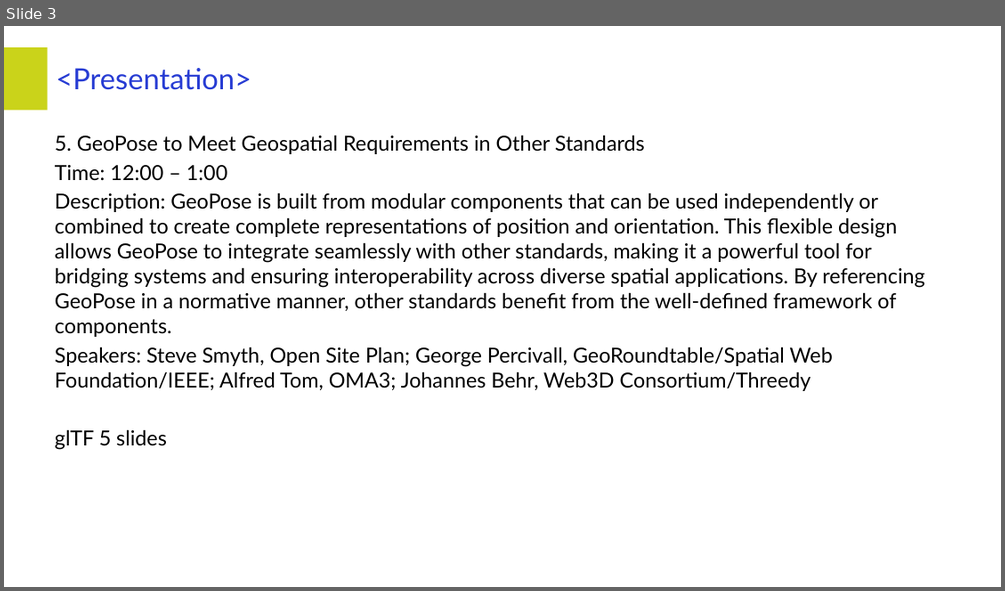
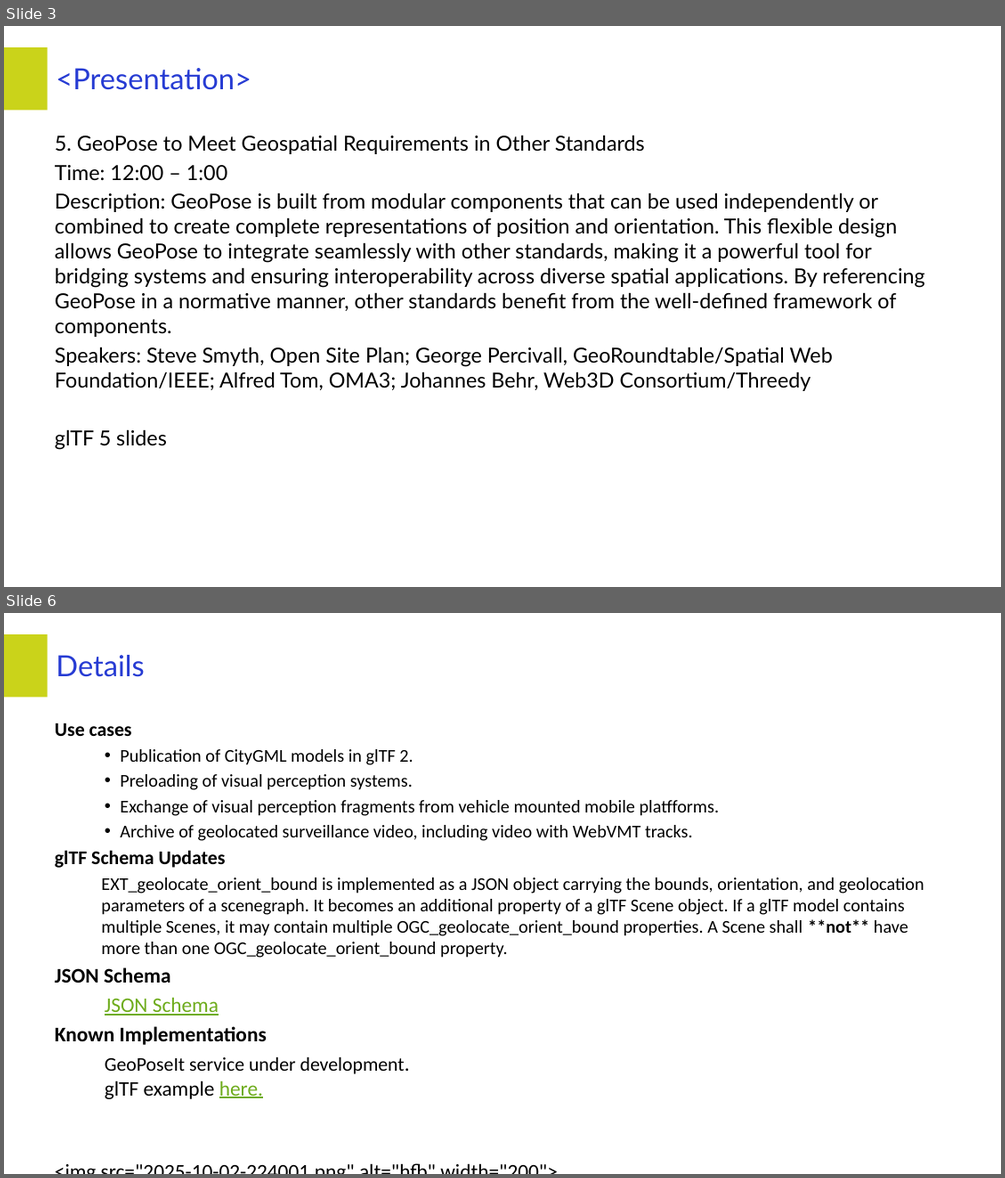
Before and after one commit to opengeospatial/GeoPose, a slide deck: Presentations/2025_Summit/2025_Oct_27_Summit_Standards_glTF.pptx. Shown one above the other, each under a label of ours: slide 3 before the commit, slides 3 and 6 after it; the slides between them are not shown. The pictures are 1005x591 and 1005x1178 pixels, drawn with LibreOffice and Linux fonts; fonts in the diff are those of the drawing; background and template pictures are left out. Boxes give left, top, right and bottom in pixels: in the first picture for what was removed or moved away, otherwise in the second. Text is boxed around its words. In the diff, an @@ line names an element or a change of style, - is before the commit and + after.

```diff
--- a/Presentations/2025_Summit/2025_Oct_27_Summit_Standards_glTF.pptx
+++ b/Presentations/2025_Summit/2025_Oct_27_Summit_Standards_glTF.pptx
@@ slide 6 added at box(4, 613, 1001, 1174), background #FFFFFF; not listed: 1 template element that a slide beside it also shows @@
@@ title added at box(56, 655, 144, 677), 42 pt, text #263BD3 @@
+Details
@@ text added at box(55, 723, 924, 1099), 26 pt, text #000000 @@
+Use cases
+    • Publication of CityGML models in glTF 2.
+    • Preloading of visual perception systems.
+    • Exchange of visual perception fragments from vehicle mounted mobile platfforms.
+    • Archive of geolocated surveillance video, including video with WebVMT tracks.
+glTF Schema Updates
+    EXT_geolocate_orient_bound is implemented as a JSON object carrying the bounds, orientation, and geolocation parameters of a scenegraph. It becomes an additional property of a glTF Scene object. If a glTF model contains multiple Scenes, it may contain multiple OGC_geolocate_orient_bound properties. A Scene shall **not** have more than one OGC_geolocate_orient_bound property.
+JSON Schema
+JSON Schema
+Known Implementations
+GeoPoseIt service under development.
+glTF example here.
+<img src="2025-10-02-224001.png" alt="hfb" width="200">
```
Also in this commit, not shown: 3 other slides added, 2 slides removed.
